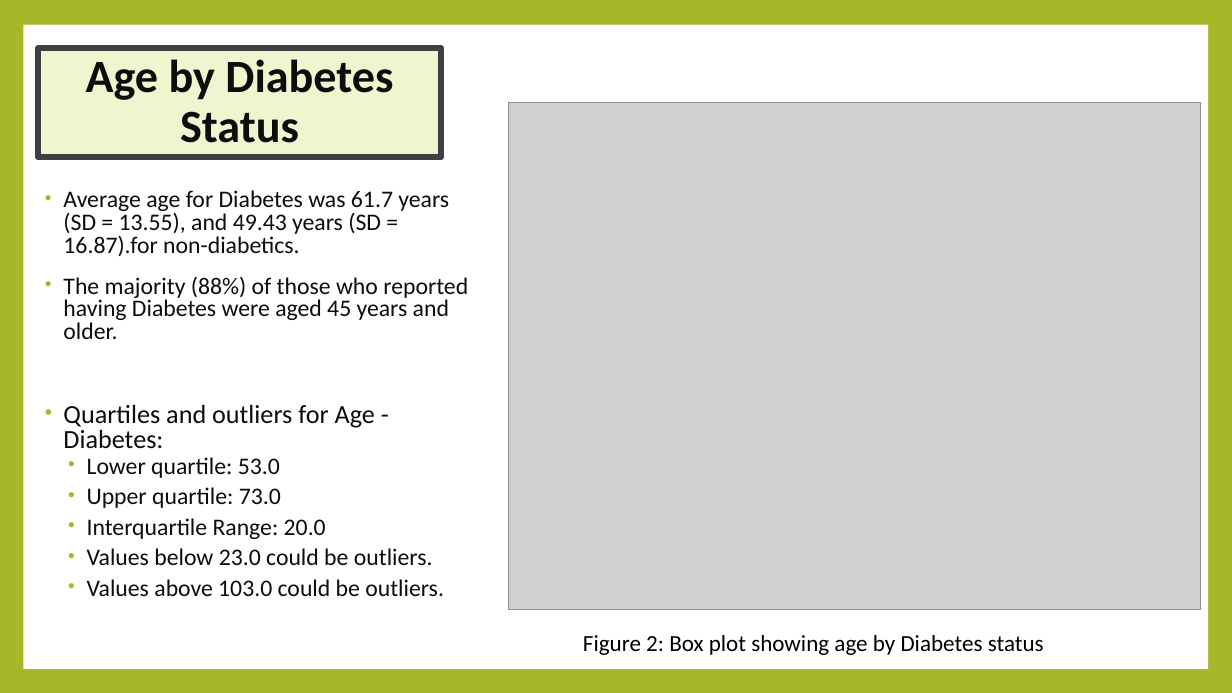
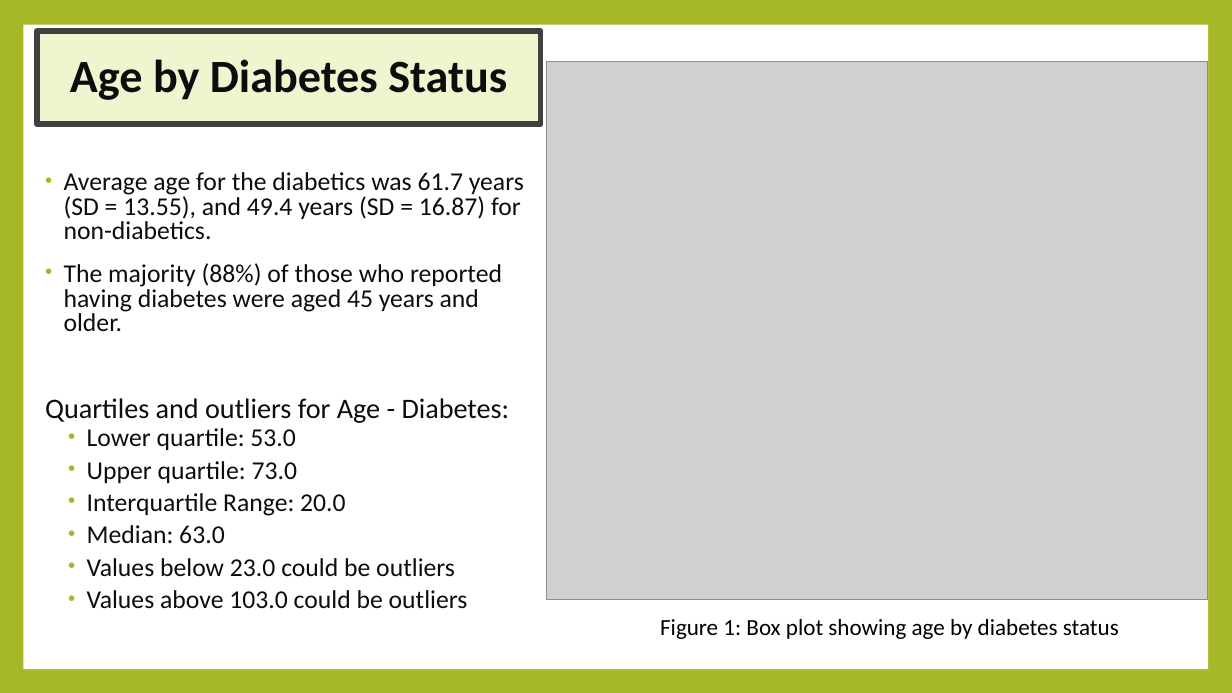
Before and after one commit to K01t0N/project-1, a slide deck: slide 7 of Exploring Potential Contributing Factors to Diabetes.pptx (slide 8 before the commit). Drawn at 1232x693 pixels with LibreOffice and Linux fonts; fonts in the diff are those of the drawing; grey boxes stand for pictures. Boxes give left, top, right and bottom in pixels: in the first picture for what was removed or moved away, otherwise in the second. Text is boxed around its words. In the diff, an @@ line names an element or a change of style, - is before the commit and + after.

```diff
--- a/Exploring Potential Contributing Factors to Diabetes.pptx
+++ b/Exploring Potential Contributing Factors to Diabetes.pptx
@@ title "Age by Diabetes Status": place and size @@
-title "Age by Diabetes Status" at [38,48,442,157]
+title "Age by Diabetes Status" at [37,31,541,124]
@@ picture: place and size @@
-picture at [509,103,1202,610]
+picture at [546,61,1208,600]
@@ text "Average age for the diabetics ...": place and size @@
-text "Average age for the diabetics ..." at [63,190,468,596]
+text "Average age for the diabetics ..." at [45,172,524,608]
@@ text at [64,172,524,331]: text changed; size 18.5 to 20 pt @@
-• Average age for Diabetes was 61.7 years (SD = 13.55), and 49.43 years (SD = 16.87).for non-diabetics.
-• The majority (88%) of those who reported having Diabetes were aged 45 years and older.
+• Average age for the diabetics was 61.7 years (SD = 13.55), and 49.4 years (SD = 16.87) for non-diabetics.
+• The majority (88%) of those who reported having diabetes were aged 45 years and older.
@@ text at [45,398,510,516]: size 20.4 to 22 pt in "Quartiles and outliers for Age - Diabetes:"; size 18.5 to 20 pt in "Lower quartile: 53.0", "Upper quartile: 73.0", "Interquartile Range: 20.0"; bullet • to none @@
@@ text at [87,525,468,608]: text changed; size 18.5 to 20 pt @@
-  • Values below 23.0 could be outliers.
-  • Values above 103.0 could be outliers.
+  • Median: 63.0
+  • Values below 23.0 could be outliers
+  • Values above 103.0 could be outliers
@@ text at [660,619,1119,639]: text changed @@
-Figure 2: Box plot showing age by Diabetes status
+Figure 1: Box plot showing age by diabetes status
```
Also in this commit, not shown: 11 other slides changed, 2 slides removed.
